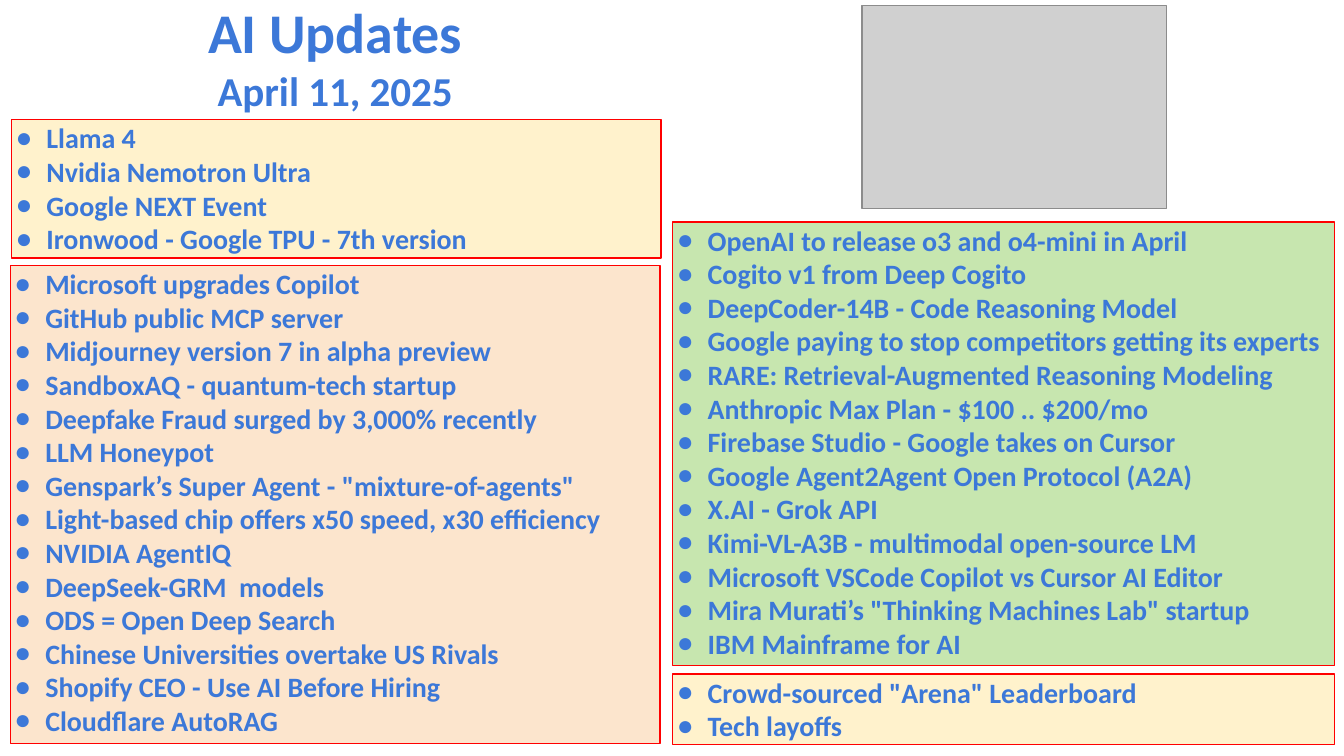
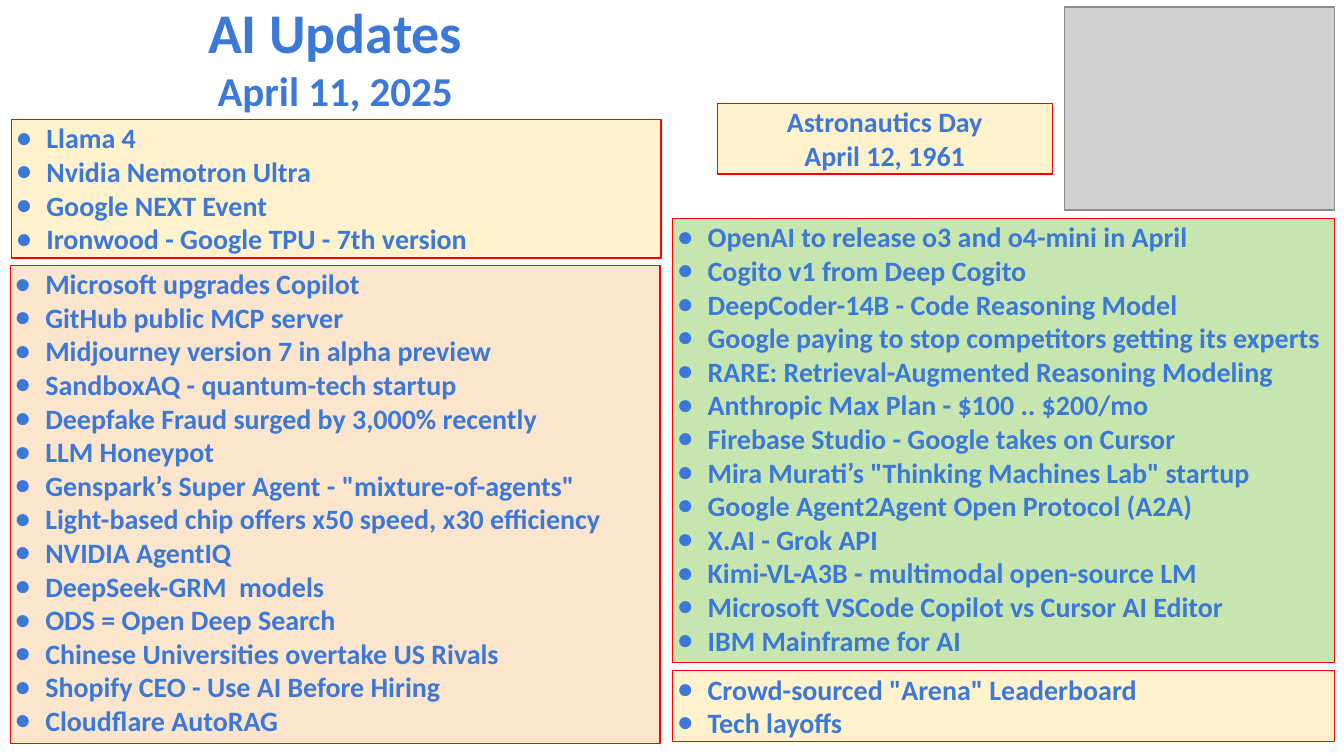
Before and after one commit to lselector/seminar, a slide deck: slide 1 of 2025/2025-04-11-AI-Updates.pptx. Drawn at 1344x756 pixels with LibreOffice and Linux fonts; fonts in the diff are those of the drawing; grey boxes stand for pictures. Boxes give left, top, right and bottom in pixels: in the first picture for what was removed or moved away, otherwise in the second. Text is boxed around its words. In the diff, an @@ line names an element or a change of style, - is before the commit and + after.

```diff
--- a/2025/2025-04-11-AI-Updates.pptx
+++ b/2025/2025-04-11-AI-Updates.pptx
@@ picture resized from (x1=862, y1=5, x2=1167, y2=208) to (x1=1064, y1=7, x2=1335, y2=210) @@
@@ rectangle added at (x1=718, y1=103, x2=1052, y2=175), fill #FFF2CC, outline #FF0000 0.75 pt, 15 pt, text #3C78D8, bold @@
+Astronautics Day
+April 12, 1961
@@ text in rectangle at (x1=708, y1=463, x2=1250, y2=488): paragraph added @@
+● Mira Murati’s "Thinking Machines Lab" startup
@@ text in rectangle at (x1=708, y1=600, x2=1250, y2=625): paragraph removed @@
-● Mira Murati’s "Thinking Machines Lab" startup
@@ rectangle "Crowd-sourced "Arena" Leaderboard" moved from (x1=673, y1=675, x2=1335, y2=746) to (x1=673, y1=671, x2=1335, y2=742) @@
```
Also in this commit, not shown: 7 other slides changed.
